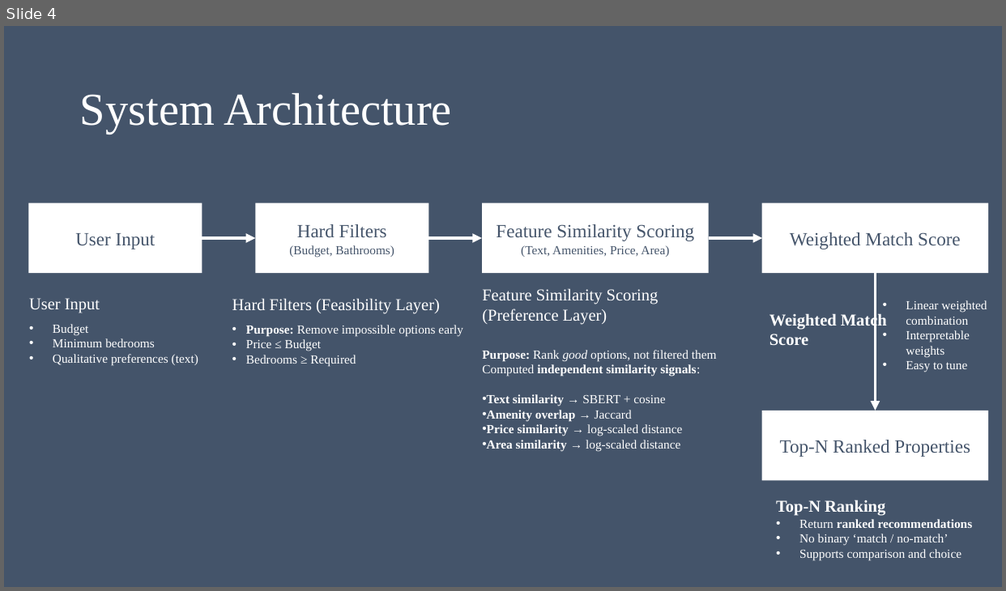
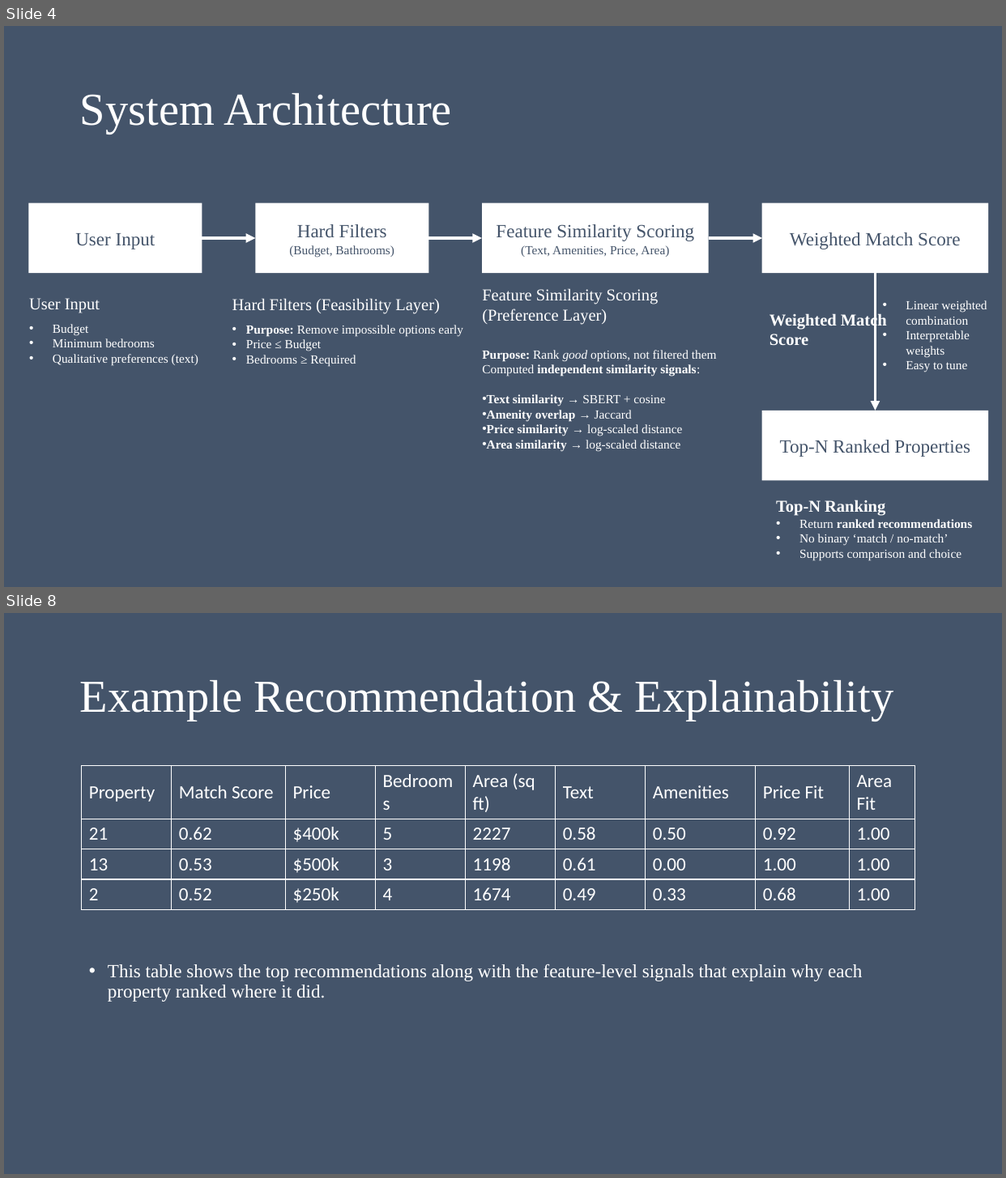
Before and after one commit to lakshya-vipassana/Property-Recommendation-System, a slide deck: Presentation1.pptx. Shown one above the other, each under a label of ours: slide 4 before the commit, slides 4 and 8 after it; the slides between them are not shown. The pictures are 1006x591 and 1006x1178 pixels, drawn with LibreOffice and Linux fonts; fonts in the diff are those of the drawing. Boxes give left, top, right and bottom in pixels: in the first picture for what was removed or moved away, otherwise in the second. Text is boxed around its words. In the diff, an @@ line names an element or a change of style, - is before the commit and + after.

```diff
--- a/Presentation1.pptx
+++ b/Presentation1.pptx
@@ slide 8 added at <box>4,613,1002,1174</box>, background #44546A @@
@@ title added at <box>80,680,894,721</box>, 44 pt, text #FFFFFF @@
+Example Recommendation & Explainability
@@ table added at <box>81,766,914,909</box>, 4 rows, 9 columns @@
+Property | Match Score | Price | Bedrooms | Area (sq ft) | Text | Amenities | Price Fit | Area Fit
+21 | 0.62 | $400k | 5 | 2227 | 0.58 | 0.50 | 0.92 | 1.00
+13 | 0.53 | $500k | 3 | 1198 | 0.61 | 0.00 | 1.00 | 1.00
+2 | 0.52 | $250k | 4 | 1674 | 0.49 | 0.33 | 0.68 | 1.00
@@ text added at <box>108,964,862,1002</box>, 18 pt, text #FFFFFF @@
+• This table shows the top recommendations along with the feature-level signals that explain why each property ranked where it did.
```
Also in this commit, not shown: 4 other slides added, 6 other files.
